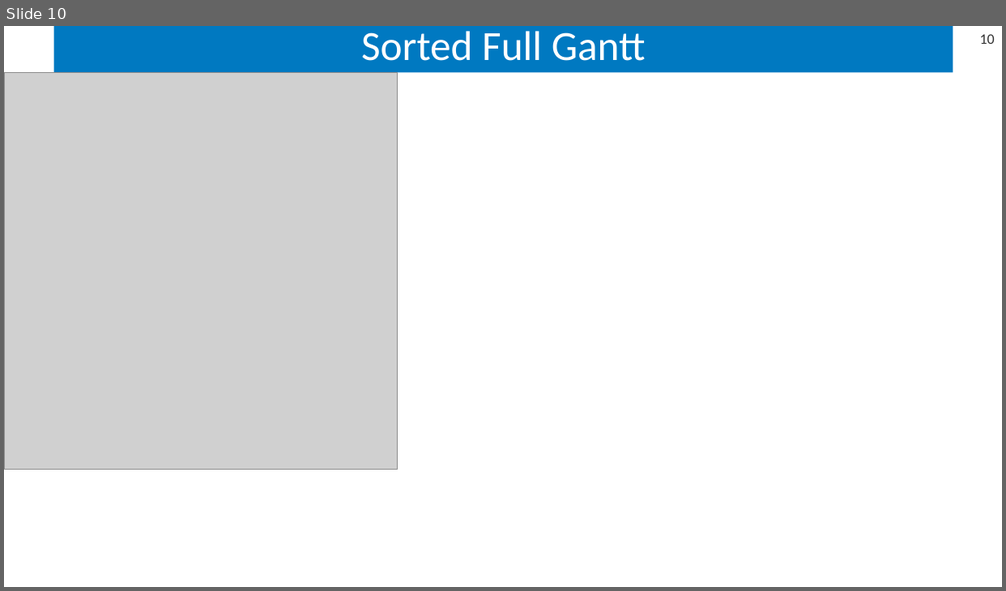
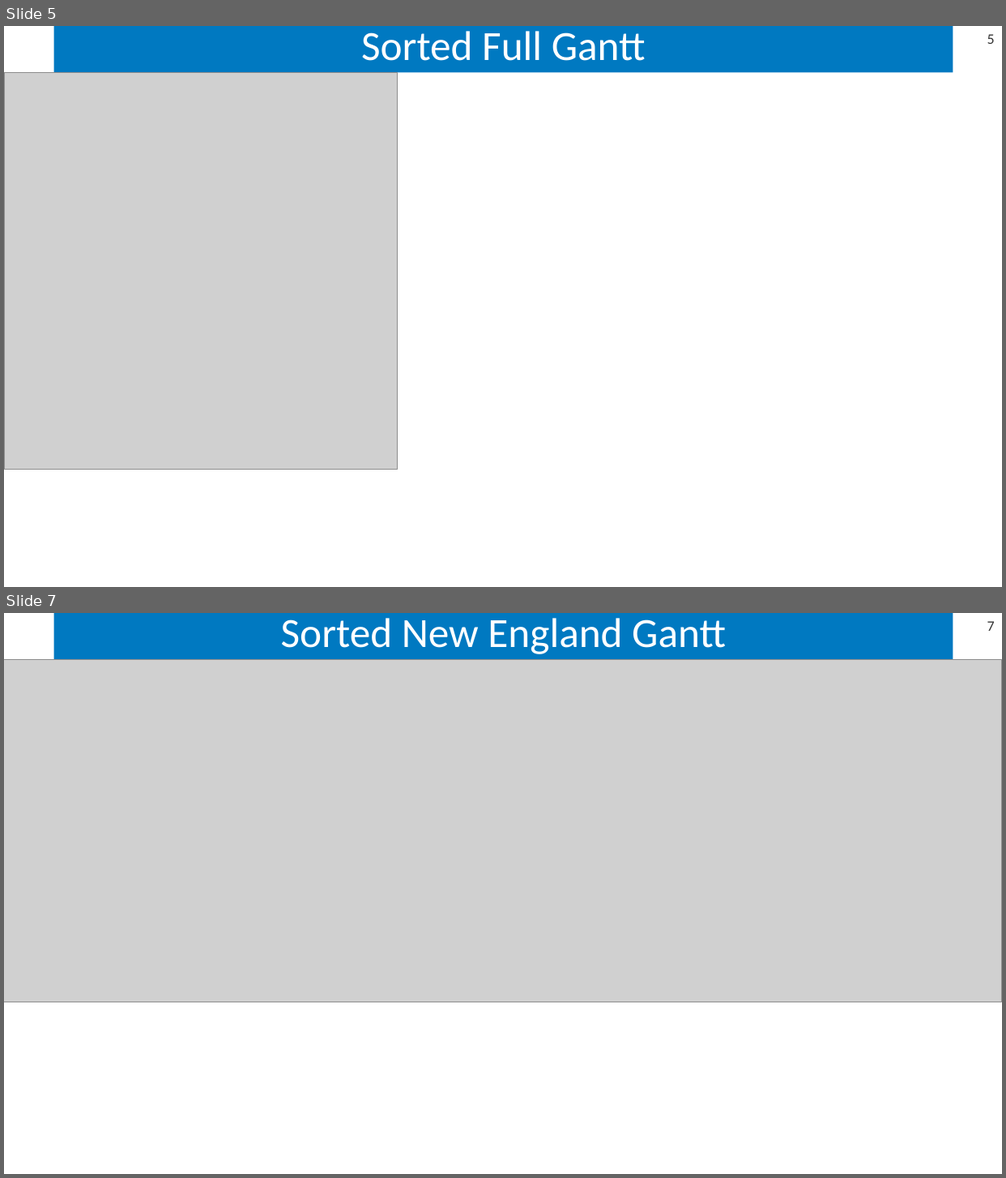
Before and after one commit to sbredenk/CORAL, a slide deck: postprocessing/results/example_atlantic/example_atlantic_results.pptx. Shown one above the other, each under a label of ours: slide 10 before the commit, slides 5 and 7 after it; the slides between them are not shown. The pictures are 1006x591 and 1006x1178 pixels, drawn with LibreOffice and Linux fonts; fonts in the diff are those of the drawing; grey boxes stand for pictures. Boxes give left, top, right and bottom in pixels: in the first picture for what was removed or moved away, otherwise in the second. Text is boxed around its words. In the diff, an @@ line names an element or a change of style, - is before the commit and + after.

```diff
--- a/postprocessing/results/example_atlantic/example_atlantic_results.pptx
+++ b/postprocessing/results/example_atlantic/example_atlantic_results.pptx
@@ slide 7 added at <box>4,613,1002,1174</box>, background #FFFFFF; not listed: 1 template element that a slide beside it also shows @@
@@ title added at <box>54,613,953,659</box>, fill #0079C1, 40 pt, text #FFFFFF @@
+Sorted New England Gantt
@@ picture added at <box>4,659,1002,1003</box> @@
@@ what was slide 10 is now slide 5 @@
@@ page number at <box>987,34,995,44</box>: text changed @@
-10
+5
```
Also in this commit, not shown: 39 other slides added, 7 other files.
